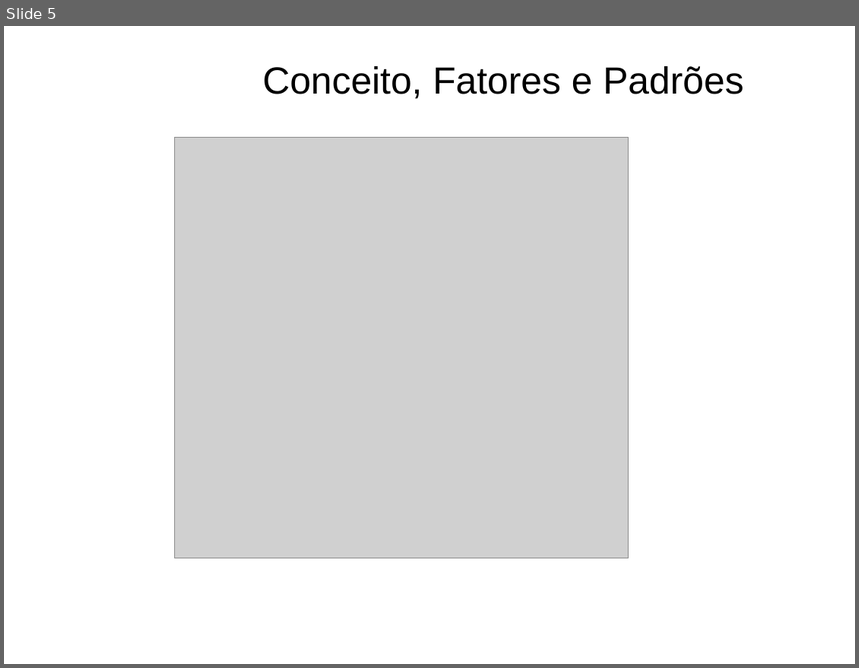
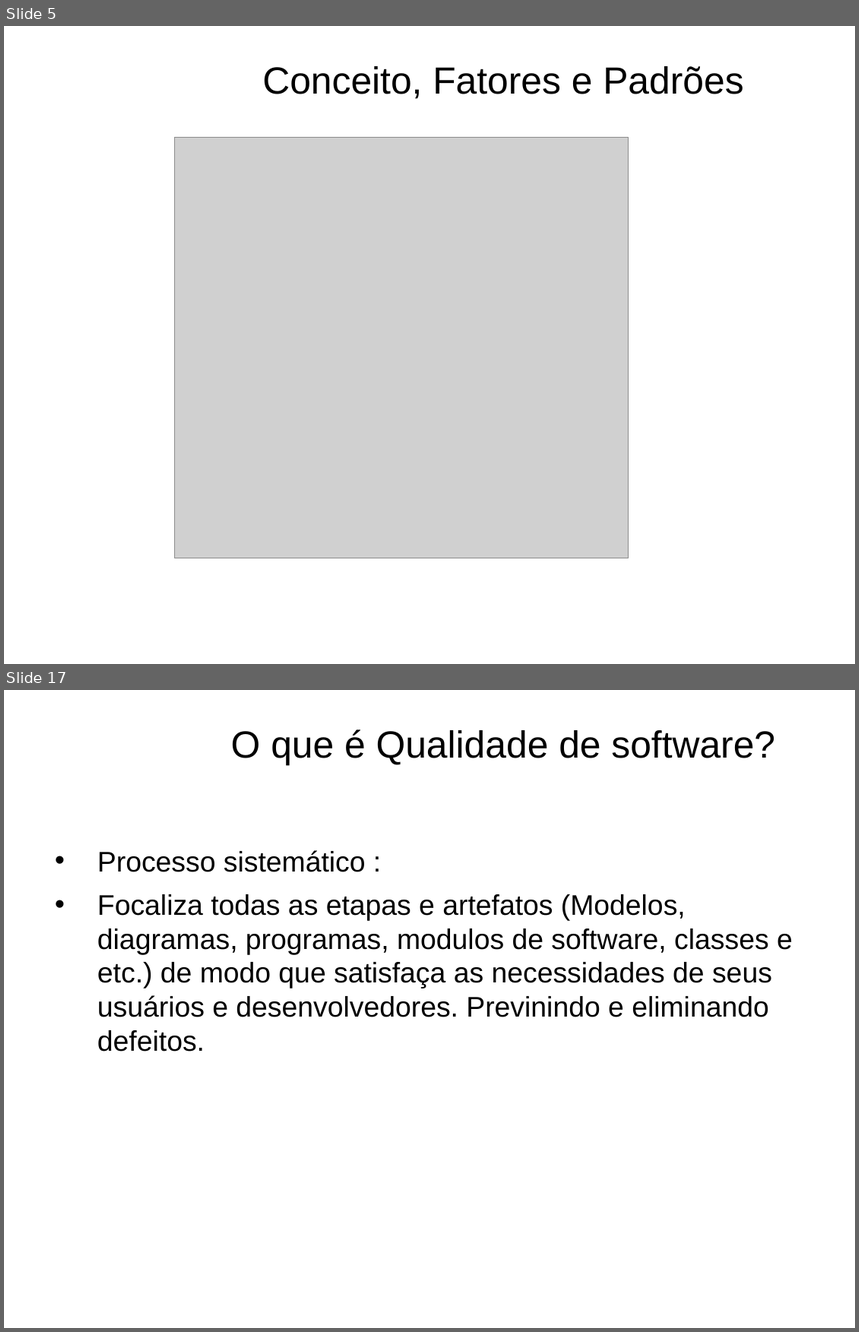
Before and after one commit to geltoncruz/-Testes-de-Software, a slide deck: ppt/01. Introdução a Qualidade de software.ppt. Shown one above the other, each under a label of ours: slide 5 before the commit, slides 5 and 17 after it; the slides between them are not shown. The pictures are 859x668 and 859x1332 pixels, drawn with LibreOffice and Linux fonts; fonts in the diff are those of the drawing; grey boxes stand for pictures; background and template pictures are left out. Boxes give left, top, right and bottom in pixels: in the first picture for what was removed or moved away, otherwise in the second. Text is boxed around its words. In the diff, an @@ line names an element or a change of style, - is before the commit and + after.

Commit message:
Pdf 01 - introducao a fundamentos de qualidade de software

```diff
--- a/ppt/01. Introdução a Qualidade de software.ppt
+++ b/ppt/01. Introdução a Qualidade de software.ppt
@@ slide 17 added at (x1=4, y1=690, x2=855, y2=1328), background picture (left out) @@
@@ title added at (x1=231, y1=730, x2=775, y2=765), 32 pt, text #000000 @@
+O que é Qualidade de software?
@@ text added at (x1=97, y1=850, x2=793, y2=1052), 24 pt, text #000000 @@
+• Processo sistemático :
+• Focaliza todas as etapas e artefatos (Modelos, diagramas, programas, modulos de software, classes e etc.) de modo que satisfaça as necessidades de seus usuários e desenvolvedores. Previnindo e eliminando defeitos.
```
Also in this commit, not shown: 20 other slides added, 1 slide removed, 2 other files.
